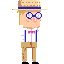
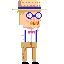
Comparing the layer stacks of the two w=64, h=64 images. Changes:
added layer "Layer 5" above "Layer 3" over box(30, 21, 39, 25)
